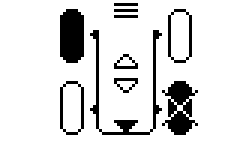
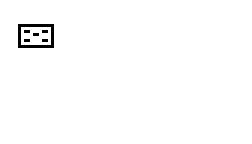
Before/after of a 252x144 layered artwork. What changed in the layer stack:
added group "Группа слоёв #2" with 2 layers above "Группа слоёв #1" over [18, 3, 198, 135]
added layer "Панель" in group "Группа слоёв #2" over [18, 9, 75, 51]
added layer "фон #4" in group "Группа слоёв #2" over [18, 3, 198, 135]
hid "Копия Фон #25" over [18, 3, 198, 135]
hid "Копия Фон #24" over [18, 3, 198, 135]
hid "Фон" over [18, 3, 198, 135]
